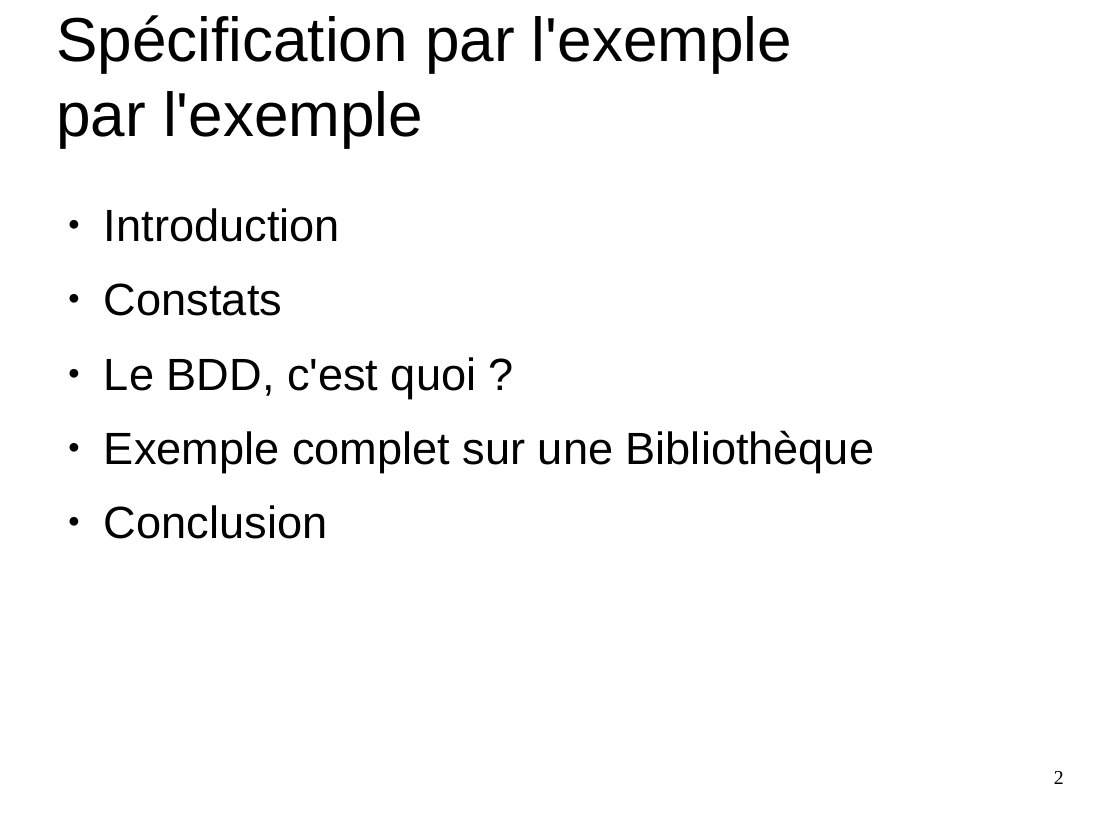
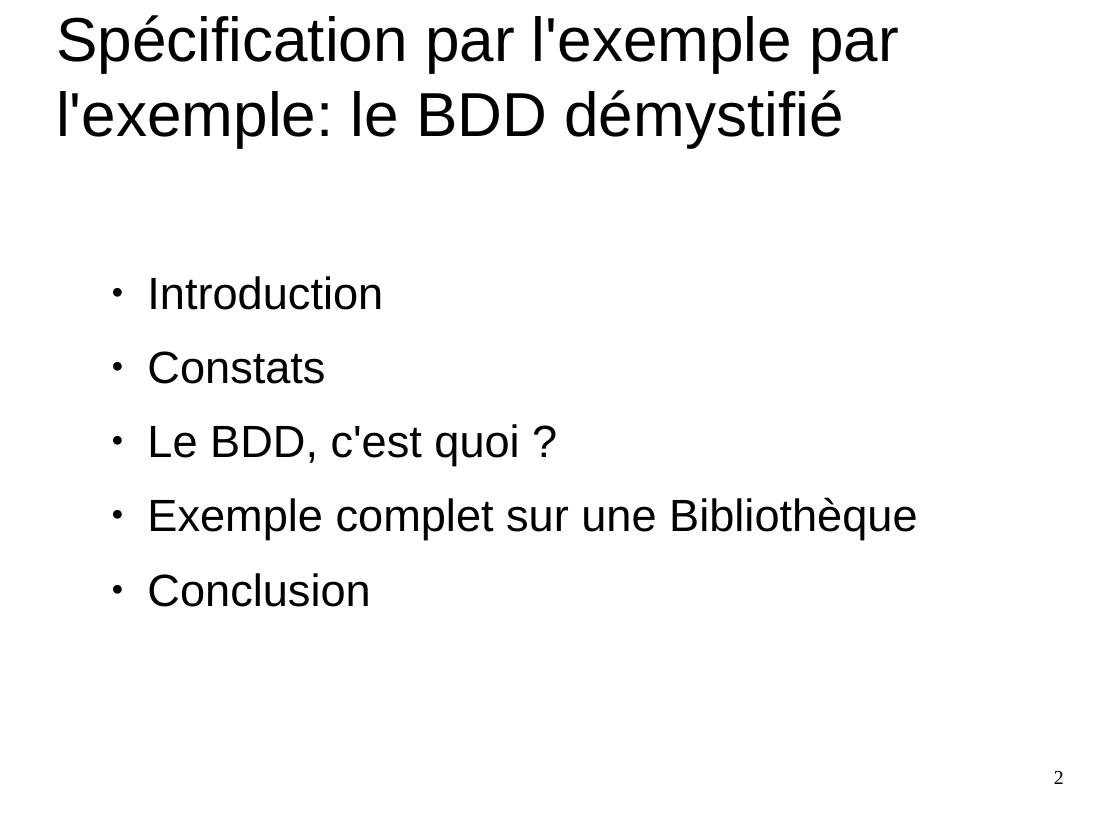
Before and after one commit to GeReinhart/dojo-bdd-library-ws-java, a slide deck: slide 2 of doc/BDD_presentation_agile_grenoble_2016.odp. Drawn at 1120x840 pixels with LibreOffice and Linux fonts; fonts in the diff are those of the drawing. Boxes give left, top, right and bottom in pixels: in the first picture for what was removed or moved away, otherwise in the second. Text is boxed around its words. In the diff, an @@ line names an element or a change of style, - is before the commit and + after.

```diff
--- a/doc/BDD_presentation_agile_grenoble_2016.odp
+++ b/doc/BDD_presentation_agile_grenoble_2016.odp
@@ text at bbox=[56, 15, 899, 147]: text changed @@
-Spécification par l'exemple
-par l'exemple
+Spécification par l'exemple par l'exemple: le BDD démystifié
@@ text "Introduction": place and size @@
-text "Introduction" at bbox=[104, 208, 874, 539]
+text "Introduction" at bbox=[147, 276, 917, 607]
```
Also in this commit, not shown: 50 other slides changed, 1 slide added, 3 slides removed.
